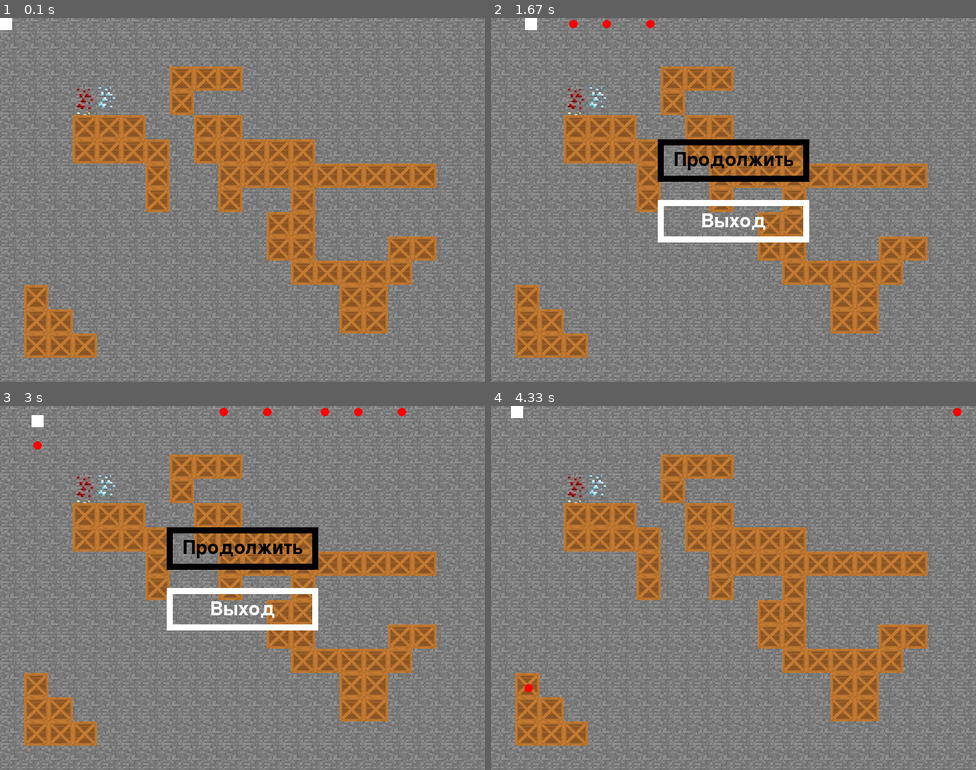
Above: before the commit, frames 1-4 (two rows, left to right).
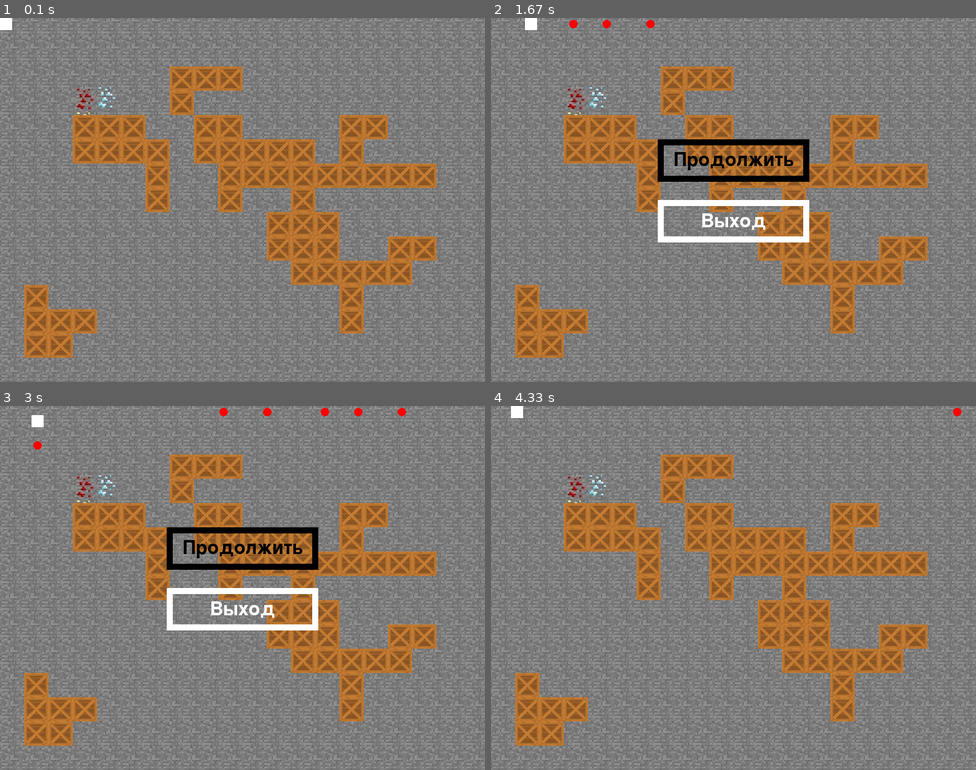
Above: after the commit, the same moments.

Repository: Pahtll/PyGameProjectDec2023
Game: pygame game, started from main.py
The game is run twice, just before and just after one commit, with the same random seed, the same clock (stepped at 60 frames per second) and the same inputs.
Inputs (mouse positions are in pixels of both pictures, inside the frame that each line leads up to):
- Up to frame 1 (0.1 s): no input
- Up to frame 2 (1.67 s): hold Esc 0.33-0.8 s; hold D 0.33-0.8 s; move the mouse to (714, 214) at 0.37 s; hold D 0.83-1.3 s; tap Space at 0.9, 1.2, 1.4 s; hold W 1.33-1.63 s
- Up to frame 3 (3 s): hold D 1.67-2.13 s; tap Space at 1.73, 2.03, 2.23, 2.53, 2.8 s; hold A 2.17-2.7 s; hold S from 2.73 s (still down)
- Up to frame 4 (4.33 s): release S at 3.03 s; click "Продолжить" at 3.12 s; hold A 3.4-3.8 s; move the mouse to (806, 460) at 3.43 s; tap Space at 3.47, 3.77, 3.9, 4.3 s; hold W 3.83-4.2 s; move the mouse to (791, 620) at 3.87 s; hold D from 4.23 s (still down); move the mouse to (743, 464) at 4.27 s

The runs differ from the first frame. In frame 1, 3.0% of the frame differs, in the area x 15-80%, y 26-94%; in frame 2, 2.9%; in frame 3, 2.9%; in frame 4, 3.0%, in the area x 6-80%, y 26-94%.

Commit message:
Зависимость от хп.
Коробки теперь разрушаются от хп.

Diff:
--- a/field.py
+++ b/field.py
@@ -14,8 +14,11 @@
         self.coordinates = coordinates
         self.texture = pg.image.load('images/box1.png')
         self.rect = self.texture.get_rect()
-        self.boxes = []
-        self.hp = 100
+        # {Объяснить, зачем rect.x и rect.y были добавлены в качестве атрибутов}
+        self.rect.x = self.coordinates[0]
+        self.rect.y = self.coordinates[1]
+        # self.boxes = []
+        self.hp = 150
 
 class Field:
     """
@@ -29,6 +32,7 @@
     """
     def __init__(self, boxes):
         self.boxes = boxes
+        self.list_of_coordinates = set()
 
     def generate(self, range_of_structures, range_of_boxes):
         """
@@ -55,10 +59,17 @@
 
         # Первый цикл отвечает за количество структур
         for _ in range(count_of_structures):
+
             x = random.randrange(40, 760, 40)
             y = random.randrange(40, 560, 40)
+            while (x, y) in self.list_of_coordinates:
+                x = random.randrange(40, 760, 40)
+                y = random.randrange(40, 560, 40)
+
             box = Box((x, y))
             self.boxes.add(box)
+            self.list_of_coordinates.add((x, y))
+
             count_of_boxes = random.randint(range_of_boxes[0], range_of_boxes[1])
 
             # Второй за количество коробок в структуре
@@ -77,13 +88,17 @@
                 elif position == 4 and y - 40 > 40:
                     y -= 40
 
-                # Список, который хранит в себе все данные о коробках.
+                if (x, y) in self.list_of_coordinates:
+                    continue
+
+                # Группа спрайтов, которая хранит в себе все коробки.
                 box = Box((x, y))
                 self.boxes.add(box)
+                self.list_of_coordinates.add((x, y))
 
     def duplicate_screen(self, screen):
         """
         Функция для перерисовки того же самого поля. Фиксированное поле.
         """
         for box in self.boxes.sprites():
-            screen.blit(box.texture, box.coordinates)
+            screen.blit(box.texture, box.rect)
--- a/main.py
+++ b/main.py
@@ -22,7 +22,7 @@
 pg.display.set_icon(icon)
 
 # Тестовое создание танка
-tank1 = tank.Tank()
+tank_object = tank.Tank(screen)
 tank_position = (0, 0)
 
 # Пули от танка
@@ -34,7 +34,7 @@
 field_of_boxes = field.Field(boxes)
 field_of_boxes.generate((10, 30), (1, 10))
 
-# Создание меню c кнопками "продолжить" и "выйти"
+# Создание меню с кнопками "продолжить" и "выйти"
 menu = menu.EscapeMenu(screen)
 
 running = True
@@ -46,20 +46,20 @@
     # Постоянное отображение заднего фона игры
     screen.blit(background, (0, 0))
 
-    # Создание поля каждый раз по новой
+    # Создание поля из коробок каждый раз по новой
     field_of_boxes.duplicate_screen(screen)
 
     # Объекту tank1 передаются набор пулек и коробок
-    tank1.shot_or_kill_box(bullets, boxes)
+    tank_object.shot(bullets, boxes)
 
     # Отображение спрайта танка
-    screen.blit(tank1.surf, tank_position)
+    tank_object.update()
     # Объекту tank1 передается список [(x, y), (x1, y1), ...] с содержанием координат коробок
-    tank1.get_boxes_coordinates([class_instance.coordinates for class_instance in field_of_boxes.boxes])
+    tank_object.get_boxes_coordinates([class_instance.coordinates for class_instance in field_of_boxes.boxes])
 
     # Нажимаемые клавиши, переменная position для сохранения позиции
     keys_get_pressed = pg.key.get_pressed()
-    tank_position = tank1.move(keys_get_pressed)
+    tank_object.move(keys_get_pressed)
 
     # Отрисовка меню, открываемое на кнопку "esc"
     menu.draw()
@@ -68,7 +68,7 @@
     pg.display.update()
 
     # Передаётся класс tank1 для понимания направления танка и корректировки относительно его направления пуль
-    bullets.update(tank1)
+    bullets.update(tank_object)
 
     for event in pg.event.get():
 
@@ -87,6 +87,6 @@
             К сожалению альтернатрив данному методу, который реагирует только на нажатие я не нашёл
             Кто знает как сделать иначе - делайте."""
             if key_input == pg.K_SPACE:
-                tank1.generate_bullet(screen, bullets)
+                tank_object.generate_bullet(screen, bullets)
 
 pg.quit()
--- a/menu.py
+++ b/menu.py
@@ -24,7 +24,7 @@
         self.text = text
         self.color = (0, 0, 0)
         self.font = pygame.font.Font(None, int(height / 1.5))
-        self.fontColor = self.color
+        self.font_color = self.color
 
         """
         State отвечает за состояние кнопки. всего есть 3 состояния: normal - обычное, когда ничего не происходит
@@ -37,7 +37,7 @@
         Функция выводит кнопку на экран
         """
         pg.draw.rect(self.screen, self.color, self.rect, 10)
-        text = self.font.render(self.text, True, self.fontColor)
+        text = self.font.render(self.text, True, self.font_color)
         position = text.get_rect(center=self.rect.center)
         self.screen.blit(text, position)
 
@@ -66,7 +66,7 @@
         if event.type == pg.MOUSEBUTTONDOWN and self.state == 'hover':
             self.state = 'pressed'
 
-        self.fontColor = self.color
+        self.font_color = self.color
 
 
 
@@ -79,8 +79,8 @@
     """
     def __init__(self, screen):
         self.screen = screen
-        self.buttonResume = Button(screen, 200, 250, 70, "Продолжить")
-        self.buttonExit = Button(screen, 300, 250, 70, "Выход")
+        self.button_resume = Button(screen, 200, 250, 70, "Продолжить")
+        self.button_exit = Button(screen, 300, 250, 70, "Выход")
         self.is_opened = False
 
     def draw(self):
@@ -88,8 +88,8 @@
         Рисует кнопки, если меню открыто
         """
         if self.is_opened:
-            self.buttonResume.draw()
-            self.buttonExit.draw()
+            self.button_resume.draw()
+            self.button_exit.draw()
 
     def open(self, event):
         """
@@ -102,14 +102,14 @@
 
 
         if self.is_opened:
-            self.buttonResume.update(event)
-            self.buttonExit.update(event)
+            self.button_resume.update(event)
+            self.button_exit.update(event)
 
-            if self.buttonExit.state == 'pressed':
+            if self.button_exit.state == 'pressed':
                 return False
 
-            if self.buttonResume.state == 'pressed':
-                self.buttonResume.state = 'normal'
+            if self.button_resume.state == 'pressed':
+                self.button_resume.state = 'normal'
                 self.is_opened = False
 
         return True
--- a/tank.py
+++ b/tank.py
@@ -14,6 +14,7 @@
         self.rect = pg.Rect(tank.rect.centerx, tank.rect.centery, 12, 2)
         self.color = (255, 0, 0)
         self.speed = 5
+        self.damage = 50
 
         #Направления выстрела = направление танка
         self.direction = tank.direction
@@ -41,14 +42,15 @@
         self.rect.x = self.x
         self.rect.y = self.y
 
-    def drawBullet(self):
+    def draw_bullet(self):
         """Отрисовка пули. Пока что пуля это тупо красный шарик"""
         pg.draw.circle(self.screen, self.color, self.rect.center, 7)
 
 class Tank(pg.sprite.Sprite):
     """Выпускаем танк со стонка и отправляем на стартовые координаты"""
-    def __init__(self):
+    def __init__(self, screen):
         super().__init__()
+        self.screen = screen
         self.WIDTH = 20
         self.HEIGHT = 20
         self.surf = pg.Surface((self.WIDTH, self.HEIGHT))
@@ -57,7 +59,9 @@
         self.speed = 1
         self.x = 0
         self.y = 0
-        #direction - направление ствола танка
+        self.rect.x = self.x
+        self.rect.y = self.y
+        # direction - направление ствола танка
         self.direction = 'down'
         self.boxes_coordinates = []
 
@@ -99,7 +103,6 @@
     def get_boxes_coordinates(self, transferred_boxes_coordinates):
         """Получение координат коробок"""
         self.boxes_coordinates = transferred_boxes_coordinates
-        print(transferred_boxes_coordinates)
 
     def generate_bullet(self, screen, bullets):
         """
@@ -111,15 +114,45 @@
         bullets.add(bullet)
 
 
-    def shot_or_kill_box(self, bullets, boxes):
+    def shot(self, bullets, boxes):
+        """
+        В первом цикле мы берем по пуле из группы спрайтов пуль. Каждая пуля - экземлпяр класса Bullet().
+        Далее отрисовываем каждую пулю.
+        Проверяем дошла ли пуля до границы центром. Если да, то убираем её.
+
+        Во втором цикле мы пробегаемся по коробкам из группы спрайтов коробок.
+        Проверяем касается ли пуля хитбокса коробки, если касается, то возвращает True.
+        Если
+        """
+
         for bullet in bullets.sprites():
 
-            bullet.drawBullet()
+            # Отрисовываем пулю
+            bullet.draw_bullet()
 
             # Убирает пулю когда она достигает конца экрана
             if bullet.rect.centerx > 800 or bullet.rect.centery > 600 or bullet.rect.centerx < 0 or bullet.rect.centery < 0:
                 bullets.remove(bullet)
-        # collisions = pg.sprite.groupcollide(bullets, boxes)
+
+        # Берём по коробке из группы спрайтов коробок. Для проверки
+        for box in boxes.sprites():
+
+            # Если пуля касается хитбокса коробки, то shot = True
+            shot = pg.sprite.spritecollide(box, bullets, True)
+
+            if shot:
+                # От коробки отнимаем урон от пули
+                box.hp -= bullet.damage
+
+                # Удаляем коробку, если она потеряла всем хп
+                if box.hp == 0:
+                    boxes.remove(box)
+
+    def update(self):
+        """
+        Перерисовываем танк на экране.
+        """
+        self.screen.blit(self.surf, self.rect)
 
     def die(self):
         """Скажи, а почему ты вместе с танком не сгорел?"""
